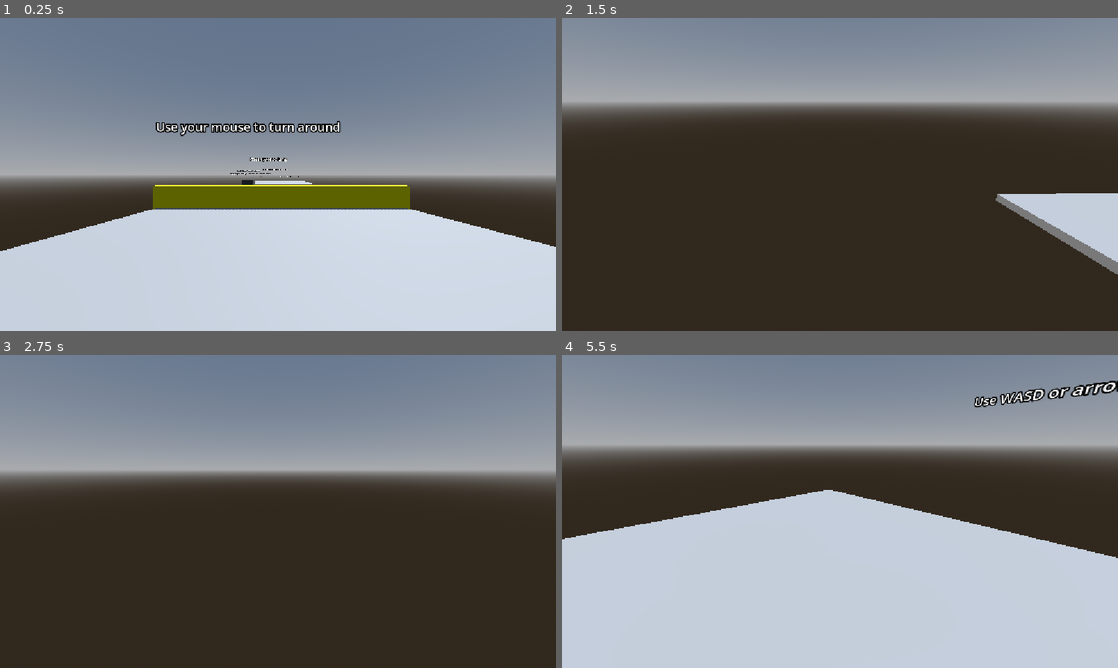
Above: before the commit, frames 1-4 (two rows, left to right).
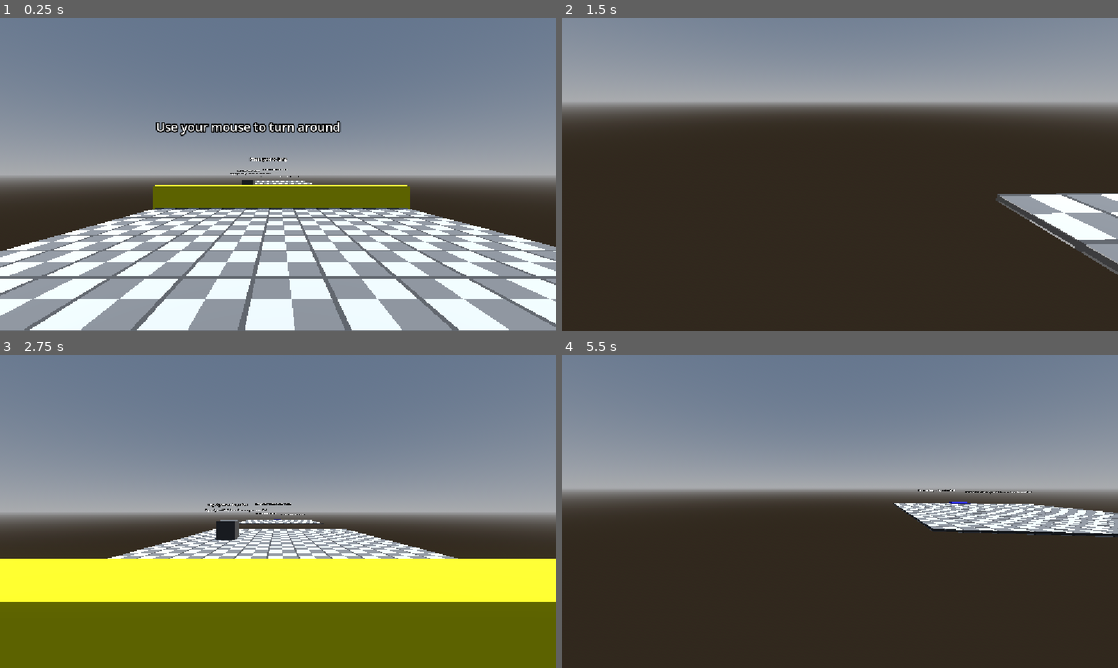
Above: after the commit, the same moments.

Repository: angrypig555/haven-game-2026
Game: Godot game, scene res://scenes/main.tscn
The game is run twice, just before and just after one commit, with the same random seed, the same clock (stepped at 60 frames per second) and the same inputs.
Inputs (mouse positions are in pixels of both pictures, inside the frame that each line leads up to):
- Up to frame 1 (0.25 s): no input
- Up to frame 2 (1.5 s): tap Enter (ui_accept) at 0.5, 0.77 s; move the mouse to (962, 158) at 0.52 s; hold D (right_strafe) 0.53-1.28 s; tap Shift (dash) at 0.6, 1.35 s; click (962, 158) at 0.67 s; move the mouse to (812, 174) at 1.27 s; hold W (forward) from 1.28 s (still down)
- Up to frame 3 (2.75 s): keep holding W (forward); tap Enter (ui_accept) at 1.52, 2 s; move the mouse to (289, 505) at 2.02 s; tap Shift (dash) at 2.1 s
- Up to frame 4 (5.5 s): keep holding W (forward); move the mouse to (834, 517) at 2.77 s; tap Shift (dash) every 0.75 s from 2.85 to 5.1 s; tap Enter (ui_accept) at 3.02, 3.77, 4.52, 5 s; move the mouse to (878, 514) at 3.52 s; move the mouse to (795, 508) at 4.27 s; move the mouse to (845, 511) at 5.02 s

The runs differ from the first frame. In frame 1, 36% of the frame differs, in the area x 0-100%, y 52-100%; in frame 2, 3.1%; in frame 3, 65%; in frame 4, 78%, in the area x 0-100%, y 8-100%.

Commit message:
work on textures

Diff:
--- /dev/null
+++ b/haven-2026/assets/tile.tres
@@ -0,0 +1,9 @@
+[gd_resource type="StandardMaterial3D" format=3 uid="uid://dqb2m2v7xxvnw"]
+
+[ext_resource type="Texture2D" uid="uid://ccbvh48swjru6" path="res://assets/tile.png" id="1_r7lyk"]
+
+[resource]
+albedo_texture = ExtResource("1_r7lyk")
+uv1_triplanar = true
+uv1_world_triplanar = true
+texture_filter = 0
--- a/haven-2026/project.godot
+++ b/haven-2026/project.godot
@@ -58,4 +58,5 @@
 
 [rendering]
 
+textures/canvas_textures/default_texture_filter=0
 rendering_device/driver.windows="d3d12"
--- a/haven-2026/scenes/level1.tscn
+++ b/haven-2026/scenes/level1.tscn
@@ -1,6 +1,7 @@
 [gd_scene format=3 uid="uid://cf7f5o0e7xjsu"]
 
 [ext_resource type="PackedScene" uid="uid://ceej0xbq7qsqx" path="res://scenes/player.tscn" id="1_g2h75"]
+[ext_resource type="Material" uid="uid://dqb2m2v7xxvnw" path="res://assets/tile.tres" id="1_m7ahb"]
 [ext_resource type="PackedScene" uid="uid://pxuus3v22yxr" path="res://scenes/box.tscn" id="2_wwpf4"]
 
 [sub_resource type="ProceduralSkyMaterial" id="ProceduralSkyMaterial_wwpf4"]
@@ -88,6 +89,7 @@
 [node name="MeshInstance3D" type="MeshInstance3D" parent="." unique_id=151498026]
 transform = Transform3D(2.8278234, 0, 0, 0, 1, 0, 0, 0, 5.1967196, 0, 0, -4.0545053)
 mesh = SubResource("PlaneMesh_esvqh")
+surface_material_override/0 = ExtResource("1_m7ahb")
 
 [node name="StaticBody3D" type="StaticBody3D" parent="MeshInstance3D" unique_id=2105165707]
 
@@ -96,6 +98,7 @@
 
 [node name="MeshInstance3D2" type="MeshInstance3D" parent="." unique_id=417020113]
 transform = Transform3D(2.6849544, 0, -1.6309164, 0, 1, 0, 0.88747203, 0, 4.934168, 0, -1.1950533, -15.867606)
+material_override = ExtResource("1_m7ahb")
 mesh = SubResource("PlaneMesh_esvqh")
 
 [node name="StaticBody3D" type="StaticBody3D" parent="MeshInstance3D2" unique_id=1700770740]
@@ -105,6 +108,7 @@
 
 [node name="MeshInstance3D3" type="MeshInstance3D" parent="." unique_id=1054325344]
 transform = Transform3D(2.70948, 0, 1.4876434, 0, 1, 0, -0.8095092, 0, 4.9792385, 0, -0.16623425, -26.821037)
+material_override = ExtResource("1_m7ahb")
 mesh = SubResource("PlaneMesh_esvqh")
 
 [node name="StaticBody3D" type="StaticBody3D" parent="MeshInstance3D3" unique_id=303244295]
@@ -114,6 +118,7 @@
 
 [node name="MeshInstance3D4" type="MeshInstance3D" parent="." unique_id=396049749]
 transform = Transform3D(2.8276718, 0, -0.053882003, -0.0095157735, 0.9458703, -1.6864785, 0.027733257, 0.3245449, 4.915159, 0, -0.16623425, -37.270523)
+material_override = ExtResource("1_m7ahb")
 mesh = SubResource("PlaneMesh_esvqh")
 
 [node name="StaticBody3D" type="StaticBody3D" parent="MeshInstance3D4" unique_id=179371278]
@@ -123,6 +128,7 @@
 
 [node name="MeshInstance3D5" type="MeshInstance3D" parent="." unique_id=1444355449]
 transform = Transform3D(2.8278239, 0, 0, 0, 1, 0, 0, 0, 5.1967206, 0.016187608, 1.5807962, -47.398167)
+material_override = ExtResource("1_m7ahb")
 mesh = SubResource("PlaneMesh_esvqh")
 
 [node name="StaticBody3D" type="StaticBody3D" parent="MeshInstance3D5" unique_id=869383180]
@@ -132,6 +138,7 @@
 
 [node name="MeshInstance3D7" type="MeshInstance3D" parent="." unique_id=1203762219]
 transform = Transform3D(2.8278239, 0, 0, 0, 1, 0, 0, 0, 5.1967206, 0, 3.442284, -58.720863)
+material_override = ExtResource("1_m7ahb")
 mesh = SubResource("PlaneMesh_esvqh")
 
 [node name="StaticBody3D" type="StaticBody3D" parent="MeshInstance3D7" unique_id=506155758]
@@ -144,6 +151,7 @@
 
 [node name="MeshInstance3D6" type="MeshInstance3D" parent="." unique_id=934642685]
 transform = Transform3D(5.730708, 0, 0, 0, 2.690867, 0, 0, 0, 1, 0, 2.1152995, -53.105373)
+material_override = ExtResource("1_m7ahb")
 mesh = SubResource("BoxMesh_esvqh")
 
 [node name="StaticBody3D" type="StaticBody3D" parent="MeshInstance3D6" unique_id=2042806723]
--- /dev/null
+++ b/haven-2026/scenes/level5.tscn
@@ -0,0 +1,50 @@
+[gd_scene format=3 uid="uid://bf55w5txy8n8k"]
+
+[ext_resource type="PackedScene" uid="uid://ceej0xbq7qsqx" path="res://scenes/player.tscn" id="1_m0d1t"]
+[ext_resource type="Texture2D" uid="uid://ccbvh48swjru6" path="res://assets/tile.png" id="2_ms1t0"]
+
+[sub_resource type="ProceduralSkyMaterial" id="ProceduralSkyMaterial_ms1t0"]
+sky_horizon_color = Color(0.66224277, 0.6717428, 0.6867428, 1)
+ground_horizon_color = Color(0.66224277, 0.6717428, 0.6867428, 1)
+
+[sub_resource type="Sky" id="Sky_jfeem"]
+sky_material = SubResource("ProceduralSkyMaterial_ms1t0")
+
+[sub_resource type="Environment" id="Environment_jil2c"]
+background_mode = 2
+sky = SubResource("Sky_jfeem")
+glow_enabled = true
+
+[sub_resource type="BoxMesh" id="BoxMesh_nsmo0"]
+
+[sub_resource type="StandardMaterial3D" id="StandardMaterial3D_8s0yo"]
+albedo_texture = ExtResource("2_ms1t0")
+uv1_triplanar = true
+uv1_world_triplanar = true
+texture_filter = 0
+
+[sub_resource type="ConcavePolygonShape3D" id="ConcavePolygonShape3D_8y2od"]
+data = PackedVector3Array(1, 0, 1, -1, 0, 1, 1, 0, -1, -1, 0, 1, -1, 0, -1, 1, 0, -1)
+
+[node name="Level4" type="Node3D" unique_id=40424345]
+
+[node name="WorldEnvironment" type="WorldEnvironment" parent="." unique_id=963361267]
+environment = SubResource("Environment_jil2c")
+
+[node name="DirectionalLight3D" type="DirectionalLight3D" parent="." unique_id=858624295]
+transform = Transform3D(-0.8660254, -0.43301278, 0.25, 0, 0.49999997, 0.86602545, -0.50000006, 0.75, -0.43301266, 0, 0, 0)
+shadow_enabled = true
+
+[node name="CharacterBody3D" parent="." unique_id=1440422813 instance=ExtResource("1_m0d1t")]
+transform = Transform3D(1, 0, 0, 0, 1, 0, 0, 0, 1, -0.023244381, 0.9395528, 0.00044894218)
+
+[node name="MeshInstance3D" type="MeshInstance3D" parent="." unique_id=1043960777]
+transform = Transform3D(10.769037, 0, 0, 0, 0.09406763, 0, 0, 0, 31.040298, 0, -0.50518763, -14.257935)
+mesh = SubResource("BoxMesh_nsmo0")
+surface_material_override/0 = SubResource("StandardMaterial3D_8s0yo")
+
+[node name="StaticBody3D" type="StaticBody3D" parent="MeshInstance3D" unique_id=108810719]
+transform = Transform3D(0.50486755, 0, 0, 0, 25.6, 0, 0, 0, 0.49983266, 0, 0, 1.4988282e-05)
+
+[node name="CollisionShape3D" type="CollisionShape3D" parent="MeshInstance3D/StaticBody3D" unique_id=783976941]
+shape = SubResource("ConcavePolygonShape3D_8y2od")
--- a/haven-2026/scenes/main.tscn
+++ b/haven-2026/scenes/main.tscn
@@ -2,6 +2,7 @@
 
 [ext_resource type="Script" uid="uid://7hgx141oqa4l" path="res://scripts/oobhandler.gd" id="1_0wfyh"]
 [ext_resource type="PackedScene" uid="uid://ceej0xbq7qsqx" path="res://scenes/player.tscn" id="1_o5qli"]
+[ext_resource type="Texture2D" uid="uid://ccbvh48swjru6" path="res://assets/tile.png" id="2_jyhfs"]
 [ext_resource type="PackedScene" uid="uid://pxuus3v22yxr" path="res://scenes/box.tscn" id="3_sugp2"]
 
 [sub_resource type="BoxShape3D" id="BoxShape3D_rb6tl"]
@@ -20,8 +21,20 @@
 
 [sub_resource type="BoxMesh" id="BoxMesh_sugp2"]
 
+[sub_resource type="StandardMaterial3D" id="StandardMaterial3D_ms1t0"]
+albedo_texture = ExtResource("2_jyhfs")
+uv1_triplanar = true
+uv1_world_triplanar = true
+texture_filter = 0
+
 [sub_resource type="ConcavePolygonShape3D" id="ConcavePolygonShape3D_sgp6g"]
 data = PackedVector3Array(1, 0, 1, -1, 0, 1, 1, 0, -1, -1, 0, 1, -1, 0, -1, 1, 0, -1)
+
+[sub_resource type="StandardMaterial3D" id="StandardMaterial3D_tbgi4"]
+albedo_texture = ExtResource("2_jyhfs")
+uv1_triplanar = true
+uv1_world_triplanar = true
+texture_filter = 0
 
 [sub_resource type="BoxMesh" id="BoxMesh_cvopo"]
 
@@ -82,6 +95,7 @@
 [node name="MeshInstance3D" type="MeshInstance3D" parent="." unique_id=750751709]
 transform = Transform3D(10.769037, 0, 0, 0, 0.09406763, 0, 0, 0, 31.040298, 0, -0.50518763, 0)
 mesh = SubResource("BoxMesh_sugp2")
+surface_material_override/0 = SubResource("StandardMaterial3D_ms1t0")
 
 [node name="StaticBody3D" type="StaticBody3D" parent="MeshInstance3D" unique_id=1971200683]
 transform = Transform3D(0.50486755, 0, 0, 0, 25.6, 0, 0, 0, 0.49983266, 0, 0, 1.4988282e-05)
@@ -92,6 +106,7 @@
 [node name="MeshInstance3D3" type="MeshInstance3D" parent="." unique_id=1783715866]
 transform = Transform3D(10.769037, 0, 0, 0, 0.09406763, 0, 0, 0, 11.758159, 0, -0.50518763, -28.907654)
 mesh = SubResource("BoxMesh_sugp2")
+surface_material_override/0 = SubResource("StandardMaterial3D_tbgi4")
 
 [node name="StaticBody3D" type="StaticBody3D" parent="MeshInstance3D3" unique_id=1110769410]
 transform = Transform3D(0.50486755, 0, 0, 0, 25.6, 0, 0, 0, 0.49983266, 0, 0, 1.4988282e-05)
--- a/haven-2026/scripts/oobhandler.gd
+++ b/haven-2026/scripts/oobhandler.gd
@@ -12,4 +12,4 @@
 
 
 func _on_area_3d_body_shape_entered(body_rid: RID, body: Node3D, body_shape_index: int, local_shape_index: int) -> void:
-	player.transform.origin = Vector3(-0.15, 1.682, 9.362)
+	get_tree().reload_current_scene()
Binary file added: haven-2026/assets/tile.png
Not shown, added: haven-2026/assets/tile.png.import
Not shown, added: haven-2026/assets/tile.pxo
